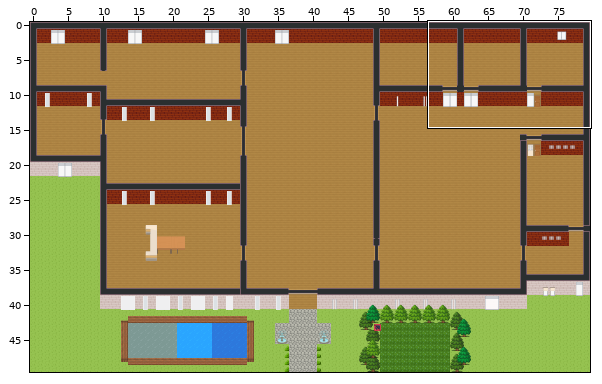
Two states of a Tiled map (JSON), map.tmj. The first picture is a wide view before the edit; the outline marks the close-up.
Close-up. Old version:
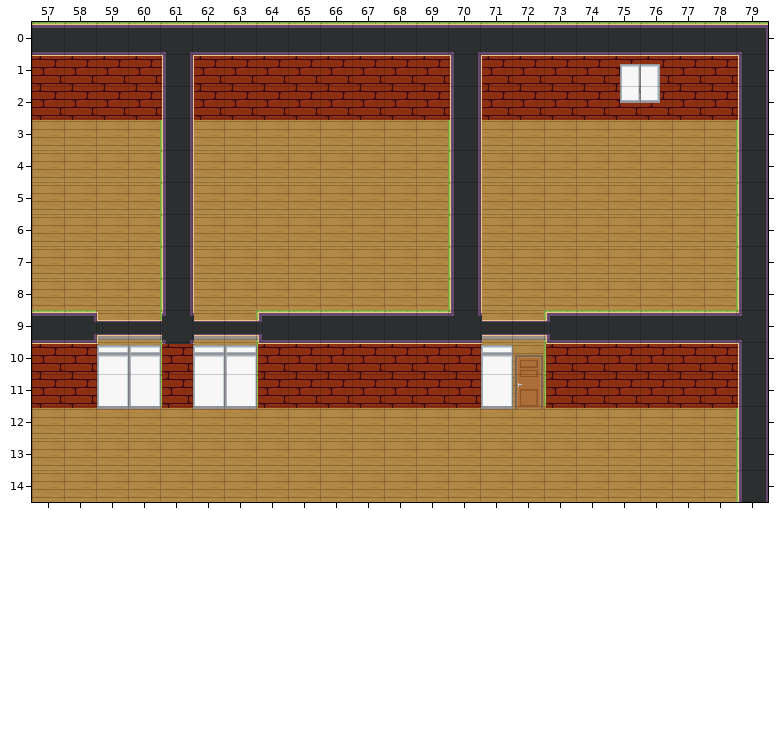
Cells are 32x32 px. Shown: x 57..79, y 0..14. The commit also changed other parts of the map, which this record leaves out.
Once edited:
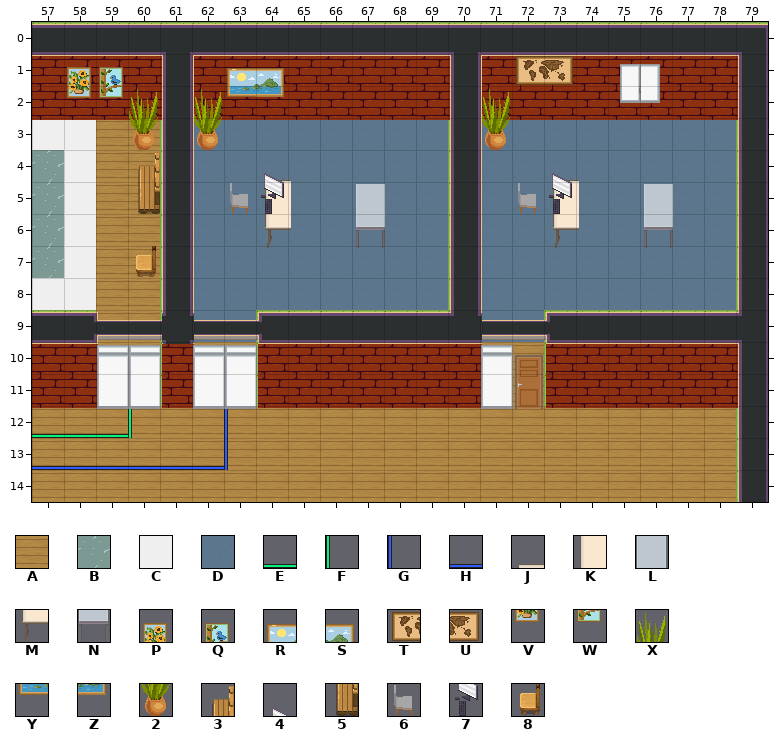
Key: from "Chunk 1": A 14, B 36, C 41, D 42, E 43, F 44, G 45, H 46, J 116, K 117, L 118, M 119, N 120, P 121, Q 122, R 123, S 124, T 125, U 126, V 127, W 128, X 129, Y 130, Z 131, 2 132, 3 133, 4 134, 5 135, 6 136, 7 137, 8 138.
_ is an empty cell, . an unchanged one.
Tiles of an added or newly shown layer are drawn over the layers below it.
The edit:
layer "Plantes et Deco" offset 3,3 -> 0,0 px
--- layer "floor/Sols Interieurs"
@@ x 57..78 @@
- 3 AA...AAAAAAAA.AAAAAAAA
- 4 AA...AAAAAAAA.AAAAAAAA
- 5 AA...AAAAAAAA.AAAAAAAA
- 6 AA...AAAAAAAA.AAAAAAAA
- 7 AA...AAAAAAAA.AAAAAAAA
- 8 AA...AAAAAAAA.AAAAAAAA
- 9 .....AA.......AA......
+ 3 CC...DDDDDDDD.DDDDDDDD
+ 4 BC...DDDDDDDD.DDDDDDDD
+ 5 BC...DDDDDDDD.DDDDDDDD
+ 6 BC...DDDDDDDD.DDDDDDDD
+ 7 BC...DDDDDDDD.DDDDDDDD
+ 8 CC...DDDDDDDD.DDDDDDDD
+ 9 .....DD.......DD......
--- layer "floor/Marquage Sol" (added)
@@ x 57..63 @@
-12 ____.._
-13 _______
+12 EEEF..G
+13 HHHHHHG
--- layer "Mobilier vue Haut"
@@ x 64..76 @@
- 4 _........_...
- 5 _.._....._.._
- 6 _.._....._.._
+ 4 J........J...
+ 5 K..L.....K..L
+ 6 M..N.....M..N
--- layer "Plantes et Deco"
@@ x 58..73 @@
- 1 __...__.......__
- 2 ___.___......_..
- 3 .._._........_..
- 4 .._..._........_
- 5 .._..__.......__
+ 1 PQ...RS.......TU
+ 2 VWX.XYZ......X..
+ 3 ..2.2........2..
+ 4 ..3...4........4
+ 5 ..5..67.......67
@@ x 60..60 @@
- 7 _
+ 7 8
